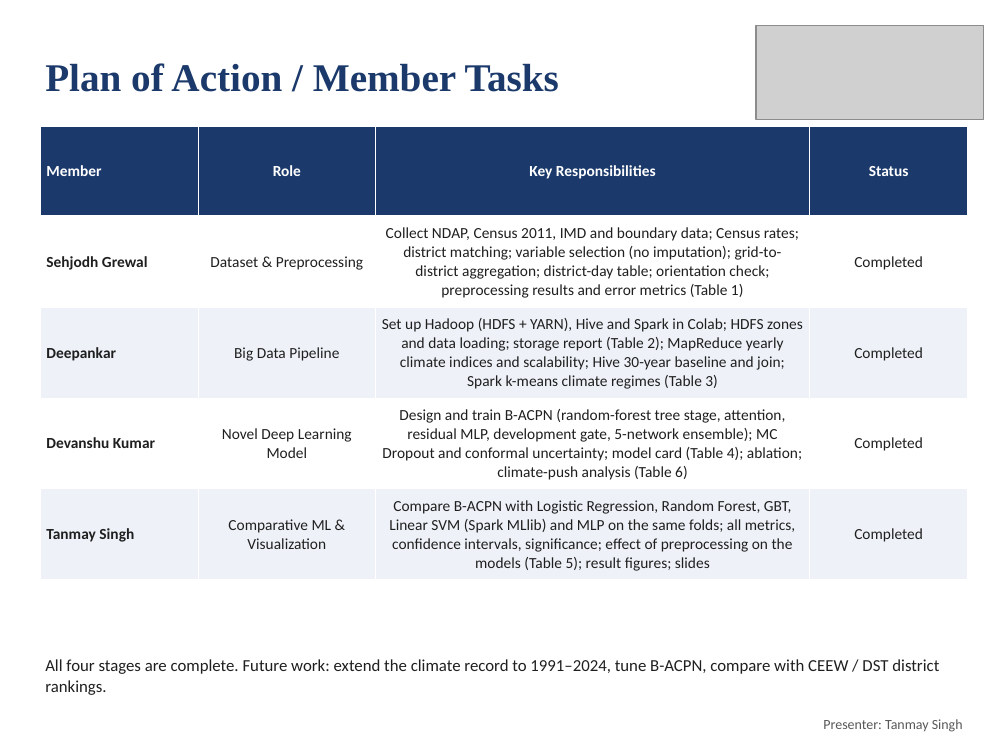
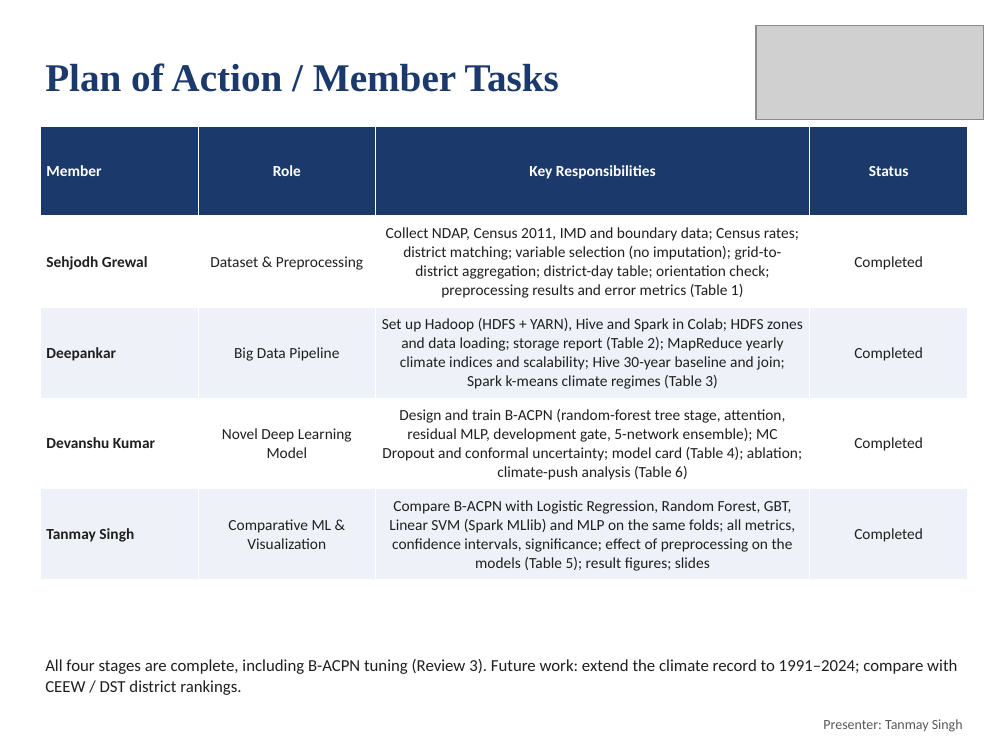
Before and after one commit to deepankarkumar1310/hadoop-ml-algorithm-, a slide deck: slide 34 of docs/Review2_Deck.pptx (slide 33 before the commit). Drawn at 1008x756 pixels with LibreOffice and Linux fonts; fonts in the diff are those of the drawing; grey boxes stand for pictures. Boxes give left, top, right and bottom in pixels: in the first picture for what was removed or moved away, otherwise in the second. Text is boxed around its words. In the diff, an @@ line names an element or a change of style, - is before the commit and + after.

Commit message:
Review 3: B-ACPN tuning results (18 settings), tuning slide, paper and report sections

```diff
--- a/docs/Review2_Deck.pptx
+++ b/docs/Review2_Deck.pptx
@@ text at [45,659,957,695]: text changed @@
-All four stages are complete. Future work: extend the climate record to 1991–2024, tune B-ACPN, compare with CEEW / DST district rankings.
+All four stages are complete, including B-ACPN tuning (Review 3). Future work: extend the climate record to 1991–2024; compare with CEEW / DST district rankings.
```
Also in this commit, not shown: 1 other slide changed, 1 slide added, 9 other files.
